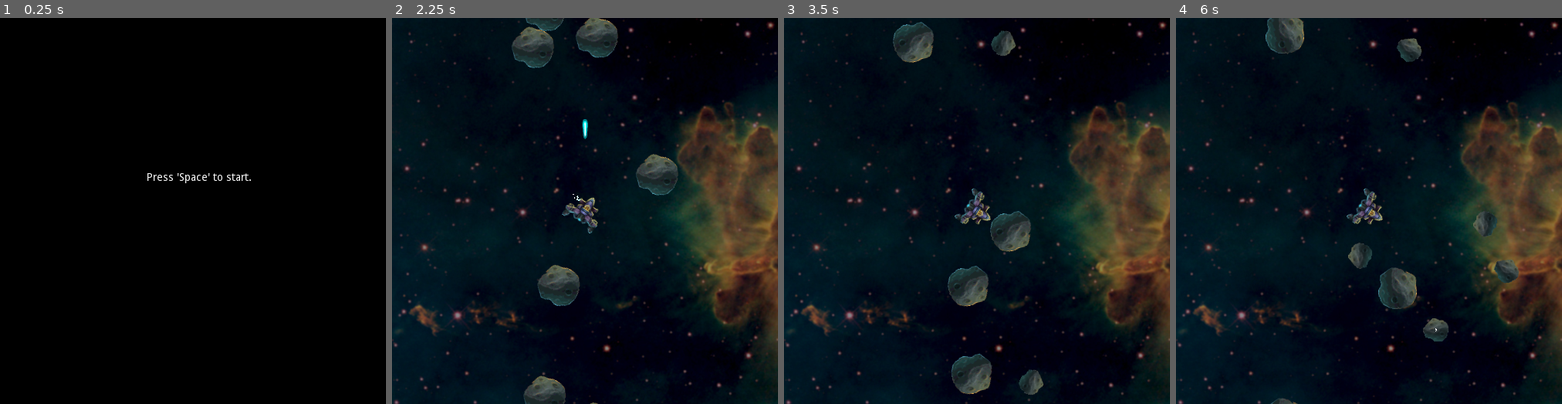
Above: before the commit, frames 1-4 (left to right).
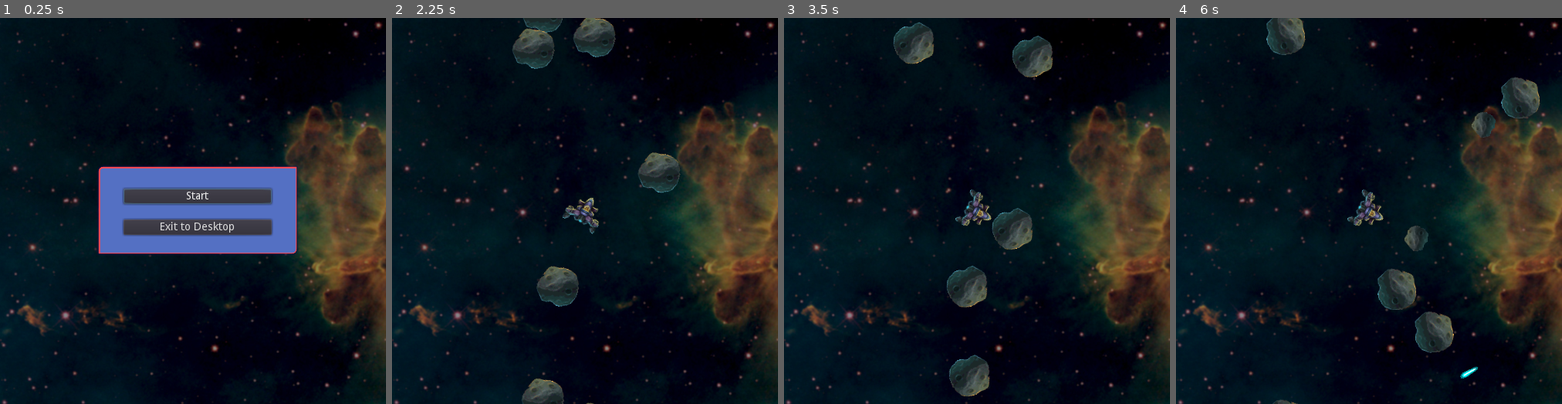
Above: after the commit, the same moments.

Repository: leddkire/godot-asteroids
Game: Godot game, scene res://StartOfGame.tscn
Two runs of this game, one before a commit and one after it. Both use one fixed random seed, a clock stepped at 60 frames per second and the inputs below.
Inputs (mouse positions are in pixels of both pictures, inside the frame that each line leads up to):
- Up to frame 1 (0.25 s): no input
- Up to frame 2 (2.25 s): click (588, 195) at 0.5 s, where only the run after the commit has a clickable "Start"; click (588, 195) at 1.25 s, where only the run after the commit has a clickable "Start"; tap Space (shoot_projectile) at 2 s; move the mouse to (669, 191) at 2.02 s; hold Right (move_right) from 2.03 s (still down); hold Space (shoot_projectile) from 2.03 s (still down); click (669, 191) at 2.17 s
- Up to frame 3 (3.5 s): release Right (move_right) at 2.75 s; release Space (shoot_projectile) at 2.75 s; drag from (899, 230) to (957, 288) at 2.77 s
- Up to frame 4 (6 s): move the mouse to (1407, 126) at 3.52 s; hold Right (move_right) 3.53-4.25 s; hold Space (shoot_projectile) 3.53-4.25 s; drag from (1349, 288) to (1253, 153) at 4.27 s; move the mouse to (1484, 268) at 5.02 s; hold Left (move_left) 5.03-5.75 s; hold Space (shoot_projectile) 5.03-5.75 s; drag from (1253, 153) to (1527, 311) at 5.77 s

The runs differ from the first frame. In frame 1, 55% of the frame differs, in the area x 0-100%, y 0-100%; in frame 2, 1.5%; in frame 3, 2.6%; in frame 4, 3.7%.

Commit message:
Add MainMenu to StartOfGame

Diff:
--- a/StartOfGame.tscn
+++ b/StartOfGame.tscn
@@ -8,6 +8,7 @@
 [ext_resource path="res://edges/EastEdge.gd" type="Script" id=6]
 [ext_resource path="res://edges/WestEdge.gd" type="Script" id=7]
 [ext_resource path="res://background/space_background.png" type="Texture" id=8]
+[ext_resource path="res://menus/main/MainMenu.tscn" type="PackedScene" id=9]
 
 [sub_resource type="RectangleShape2D" id=1]
 extents = Vector2( 320, 5 )
@@ -21,22 +22,8 @@
 [sub_resource type="RectangleShape2D" id=4]
 extents = Vector2( 5, 320 )
 
-[sub_resource type="GDScript" id=5]
-script/source = "extends Node2D
-
-signal start_game
-func _ready():
-    pass
-
-func _input(event):
-    if event.is_action_pressed(\"start_game\"):
-        emit_signal(\"start_game\")
-        self.get_tree().set_input_as_handled()
-        self.queue_free()
-
-"
-
 [node name="StartOfGame" type="Node2D"]
+position = Vector2( 0, -1 )
 script = ExtResource( 1 )
 
 [node name="Background" type="Sprite" parent="."]
@@ -94,29 +81,15 @@
 [node name="inner_side" parent="west_edge" index="2"]
 position = Vector2( 0, 255 )
 
-[node name="main_menu" type="Node2D" parent="."]
-pause_mode = 2
-script = SubResource( 5 )
-
-[node name="overlay" type="Polygon2D" parent="main_menu"]
-modulate = Color( 0, 0, 0, 1 )
-polygon = PoolVector2Array( 510, -10, 500, 510, -10, 510, -10, -10 )
-
-[node name="label" type="RichTextLabel" parent="main_menu"]
-margin_left = 190.0
-margin_top = 200.0
-margin_right = 328.0
-margin_bottom = 240.0
-text = "Press 'Space' to start."
-__meta__ = {
-"_edit_use_anchors_": false
-}
-
 [node name="MainCamera" type="Camera2D" parent="."]
 anchor_mode = 0
 current = true
 script = ExtResource( 2 )
-[connection signal="start_game" from="main_menu" to="." method="start_game"]
+
+[node name="MainMenu" parent="." instance=ExtResource( 9 )]
+pause_mode = 2
+position = Vector2( 128, 193 )
+[connection signal="start_game" from="MainMenu" to="." method="start_game"]
 
 [editable path="south_edge"]
 
--- a/menus/main/MainMenu.tscn
+++ b/menus/main/MainMenu.tscn
@@ -8,7 +8,7 @@
 border_width_top = 2
 border_width_right = 1
 border_width_bottom = 1
-border_color = Color( 0.968627, 0.4, 0.639216, 1 )
+border_color = Color( 1, 0.282353, 0.309804, 1 )
 corner_radius_top_left = 5
 corner_radius_bottom_right = 5
 corner_detail = 4
